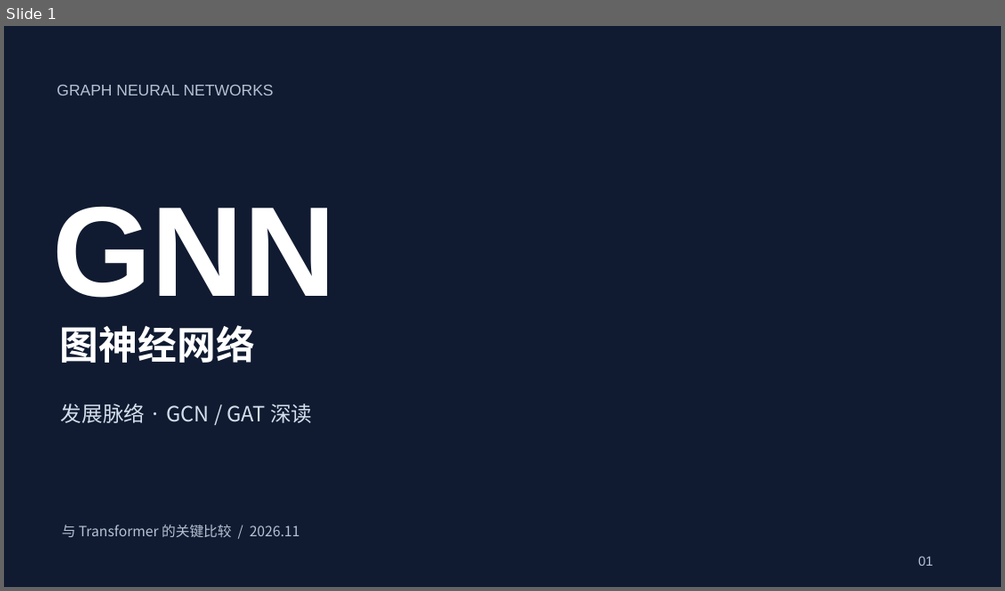
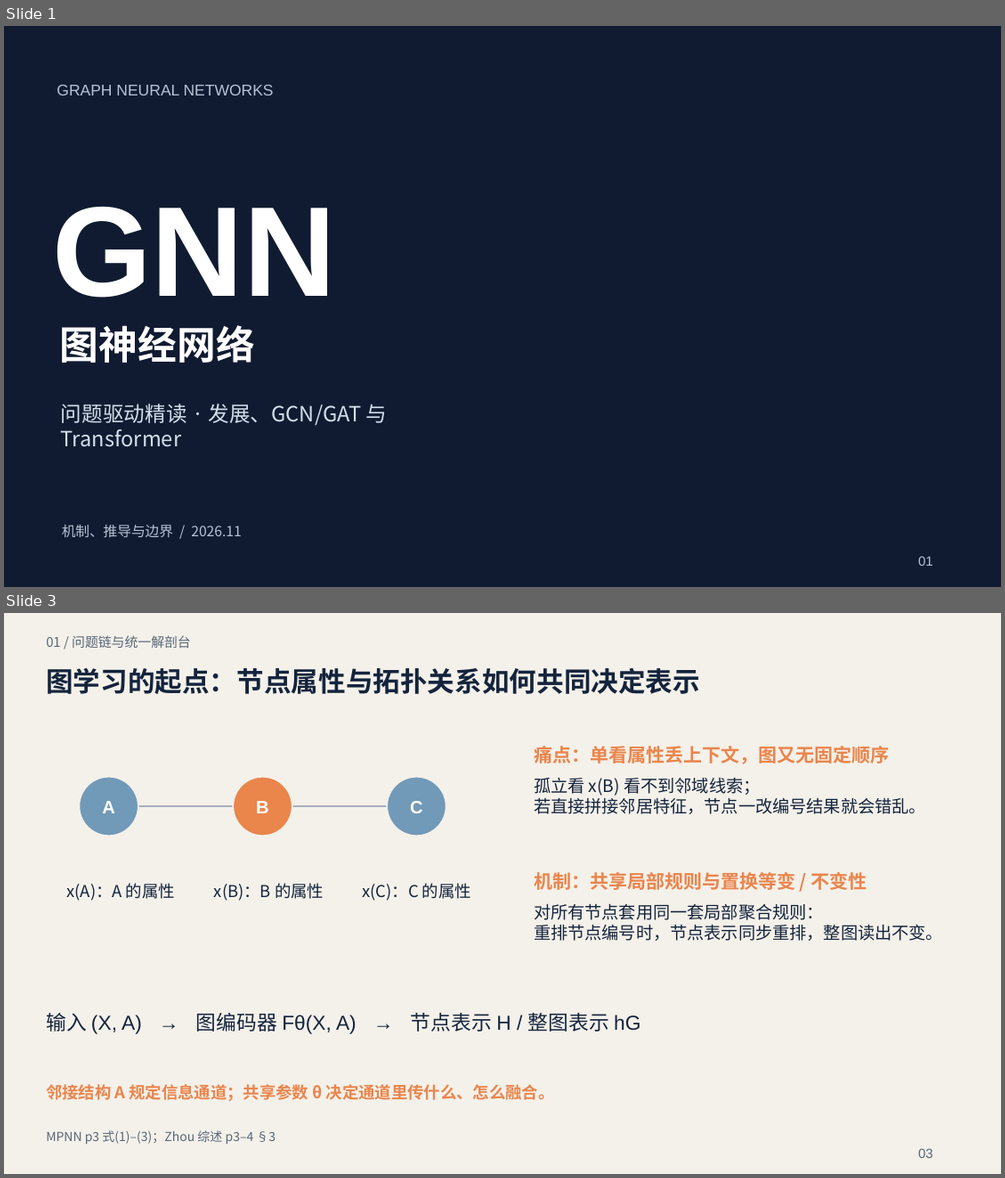
Before and after one commit to guozongzhi/GNN, a slide deck: outputs/presentations/GNN-原理与关键论文.pptx. Shown one above the other, each under a label of ours: slide 1 before the commit, slides 1 and 3 after it; the slides between them are not shown. The pictures are 1005x591 and 1005x1178 pixels, drawn with LibreOffice and Linux fonts; fonts in the diff are those of the drawing; background and template pictures are left out. Boxes give left, top, right and bottom in pixels: in the first picture for what was removed or moved away, otherwise in the second. Text is boxed around its words. In the diff, an @@ line names an element or a change of style, - is before the commit and + after.

```diff
--- a/outputs/presentations/GNN-原理与关键论文.pptx
+++ b/outputs/presentations/GNN-原理与关键论文.pptx
@@ slide 3 added at [4,613,1001,1174], background #F4F1EA @@
@@ text added at [46,635,191,648], 12.8 pt, text #586778 @@
+01 / 问题链与统一解剖台
@@ text added at [46,668,700,694], 26.2 pt, text #14243D, bold @@
+图学习的起点：节点属性与拓扑关系如何共同决定表示
@@ text added at [534,746,889,764], 18 pt, text #EA854C, bold @@
+痛点：单看属性丢上下文，图又无固定顺序
@@ ellipse added at [79,777,138,835], fill #7199B8, outline #F4F1EA 1.5 pt, 17.2 pt, text #FFFFFF, bold @@
+A
@@ ellipse added at [233,777,291,835], fill #EA854C, outline #F4F1EA 1.5 pt, 17.2 pt, text #FFFFFF, bold @@
+B
@@ ellipse added at [387,777,446,835], fill #7199B8, outline #F4F1EA 1.5 pt, 17.2 pt, text #FFFFFF, bold @@
+C
@@ text added at [534,777,926,814], 16.5 pt, text #14243D @@
+孤立看 x(B) 看不到邻域线索；
+若直接拼接邻居特征，节点一改编号结果就会错乱。
@@ line added from (138, 806) to (233, 806), #A6AFBC 2.25 pt @@
@@ line added from (291, 806) to (387, 806), #A6AFBC 2.25 pt @@
@@ text added at [534,872,867,890], 18 pt, text #EA854C, bold @@
+机制：共享局部规则与置换等变 / 不变性
@@ text added at [67,883,175,900], 15.8 pt, text #14243D @@
+x(A)：A 的属性
@@ text added at [214,883,324,900], 15.8 pt, text #14243D @@
+x(B)：B 的属性
@@ text added at [363,883,471,900], 15.8 pt, text #14243D @@
+x(C)：C 的属性
@@ text added at [534,904,943,941], 16.5 pt, text #14243D @@
+对所有节点套用同一套局部聚合规则：
+重排节点编号时，节点表示同步重排，整图读出不变。
@@ text added at [46,1013,640,1034], 19.5 pt, text #14243D @@
+输入 (X, A) → 图编码器 Fθ(X, A) → 节点表示 H / 整图表示 hG
@@ text added at [46,1084,555,1101], 15.8 pt, text #EA854C, bold @@
+邻接结构 A 规定信息通道；共享参数 θ 决定通道里传什么、怎么融合。
@@ text added at [46,1130,275,1143], 12 pt, text #586778 @@
+MPNN p3 式(1)–(3)；Zhou 综述 p3–4 §3
@@ text added at [918,1148,933,1158], 12.8 pt, text #586778 @@
+03
@@ slide 1 changed as well @@
@@ text at [61,403,388,447]: text changed @@
-发展脉络 · GCN / GAT 深读
+问题驱动精读 · 发展、GCN/GAT 与 Transformer
@@ text at [62,524,242,537]: text changed @@
-与 Transformer 的关键比较 / 2026.11
+机制、推导与边界 / 2026.11
```
Also in this commit, not shown: 7 other slides changed, 24 other slides added, 18 slides removed, 5 other files.
